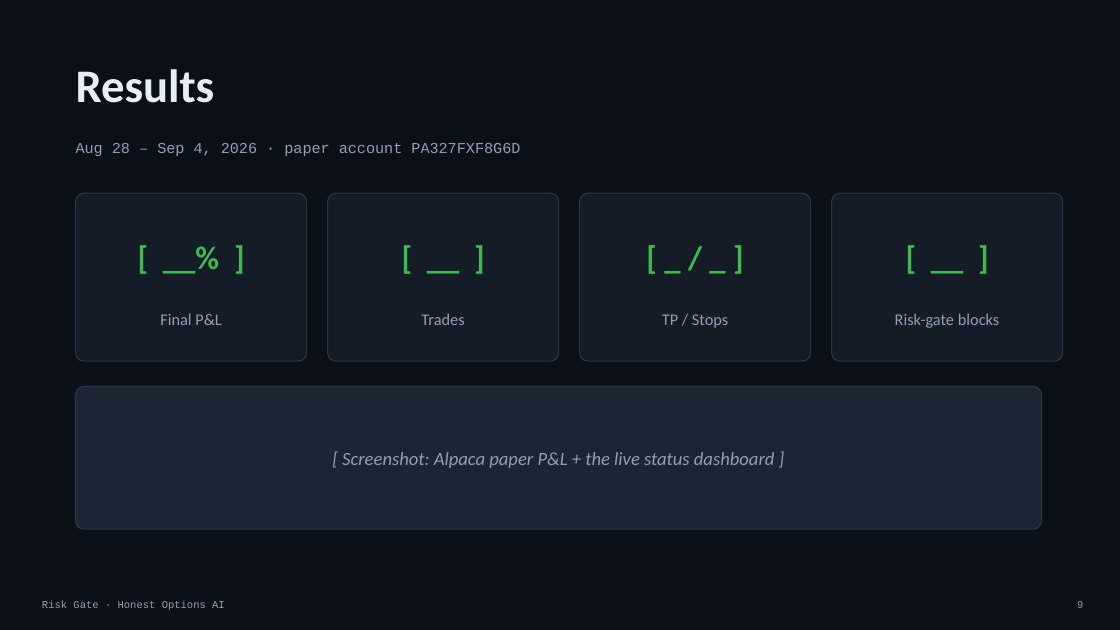
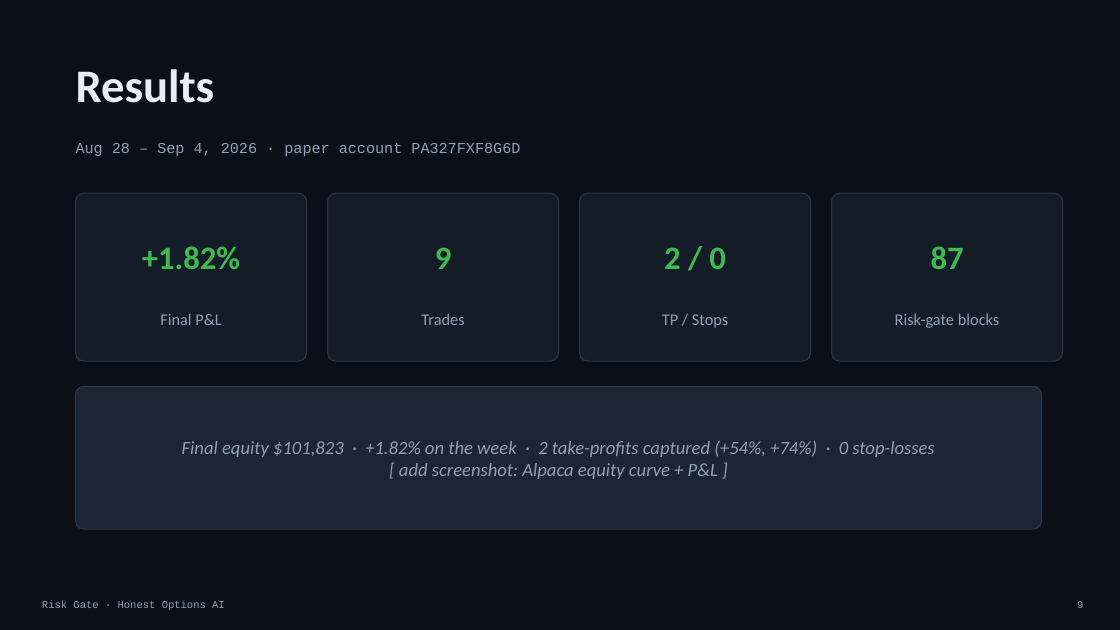
Before and after one commit to fawad07/alpaca-options-agent, a slide deck: slide 9 of presentation.pptx. Drawn at 1120x630 pixels with LibreOffice and Linux fonts; fonts in the diff are those of the drawing. Boxes give left, top, right and bottom in pixels: in the first picture for what was removed or moved away, otherwise in the second. Text is boxed around its words. In the diff, an @@ line names an element or a change of style, - is before the commit and + after.

Commit message:
Fill in final results (+1.82%, 2 take-profits +54%/+74%, 0 stops, 87 gate blocks) across slide 9, WRITEUP, LinkedIn post 3

```diff
--- a/presentation.pptx
+++ b/presentation.pptx
@@ text at box(142, 246, 240, 269): text changed @@
-[ __% ]
++1.82%
@@ text at box(435, 247, 452, 269): text changed @@
-[ __ ]
+9
@@ text at box(664, 247, 726, 269): text changed @@
-[ _ / _ ]
+2 / 0
@@ text at box(931, 246, 964, 269): text changed @@
-[ __ ]
+87
@@ text at box(182, 440, 934, 479): text changed @@
-[ Screenshot: Alpaca paper P&L + the live status dashboard ]
+Final equity $101,823 · +1.82% on the week · 2 take-profits captured (+54%, +74%) · 0 stop-losses
+[ add screenshot: Alpaca equity curve + P&L ]
```
Also in this commit, not shown: 3 other files.
